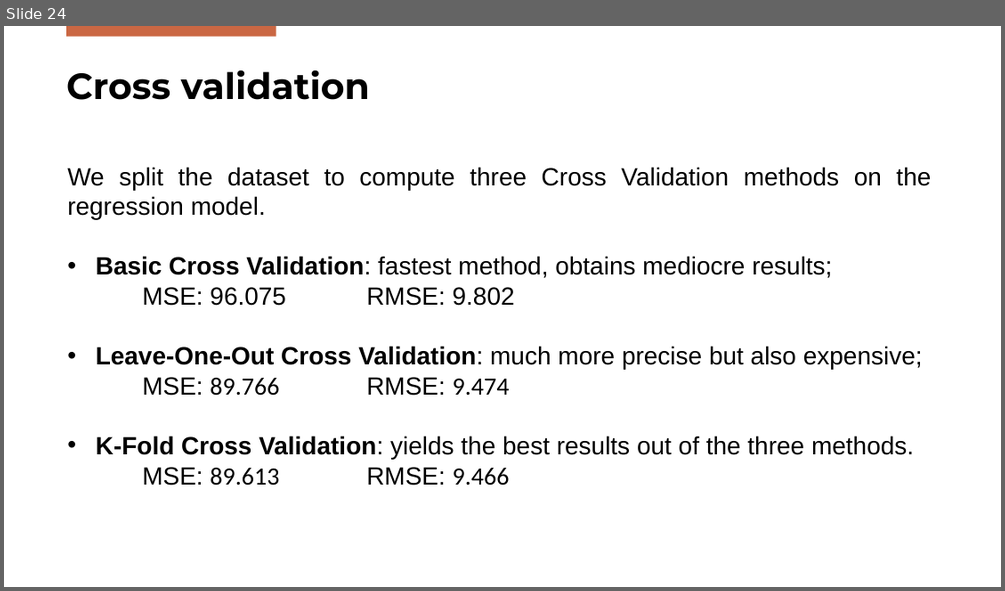
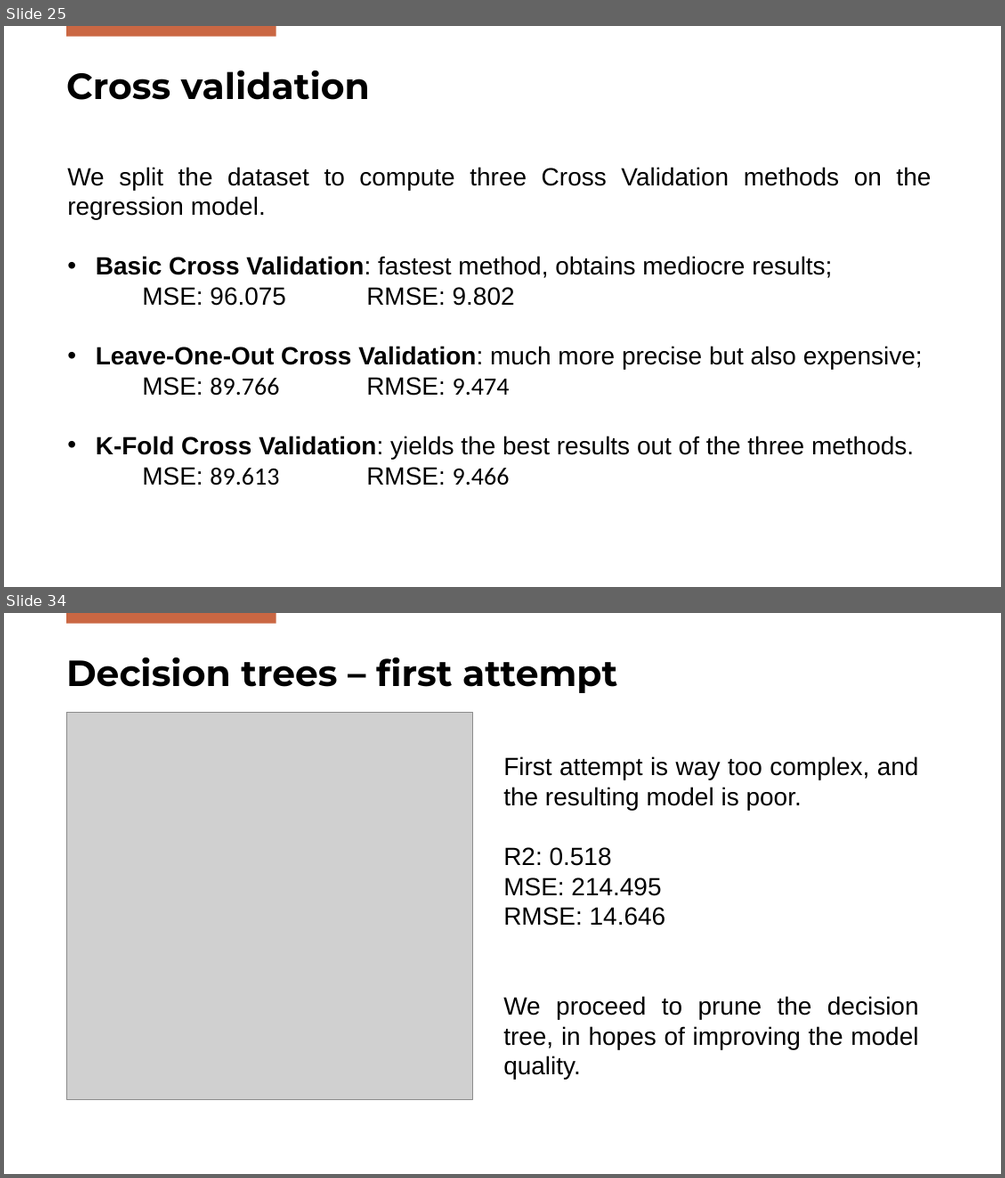
Before and after one commit to DanieleGotti/Food_Delivery_Time_Prediction, a slide deck: Presentazione_Gotti_Mazzoleni.pptx. Shown one above the other, each under a label of ours: slide 24 before the commit, slides 25 and 34 after it; the slides between them are not shown. The pictures are 1005x591 and 1005x1178 pixels, drawn with LibreOffice and Linux fonts; fonts in the diff are those of the drawing; grey boxes stand for pictures; background and template pictures are left out. Boxes give left, top, right and bottom in pixels: in the first picture for what was removed or moved away, otherwise in the second. Text is boxed around its words. In the diff, an @@ line names an element or a change of style, - is before the commit and + after.

```diff
--- a/Presentazione_Gotti_Mazzoleni.pptx
+++ b/Presentazione_Gotti_Mazzoleni.pptx
@@ slide 34 added at [4, 613, 1001, 1174], background #FFFFFF; not listed: 1 template element that a slide beside it also shows @@
@@ title added at [66, 657, 617, 693], 35 pt, text #000000, bold @@
+Decision trees – first attempt
@@ picture added at [66, 712, 473, 1099] @@
@@ text added at [503, 756, 919, 1079], 24 pt, text #000000 @@
+First attempt is way too complex, and the resulting model is poor.
+R2: 0.518
+MSE: 214.495
+RMSE: 14.646
+We proceed to prune the decision tree, in hopes of improving the model quality.
@@ what was slide 24 is now slide 25 @@
```
Also in this commit, not shown: 2 slides changed, 9 other slides added, 19 other files.
